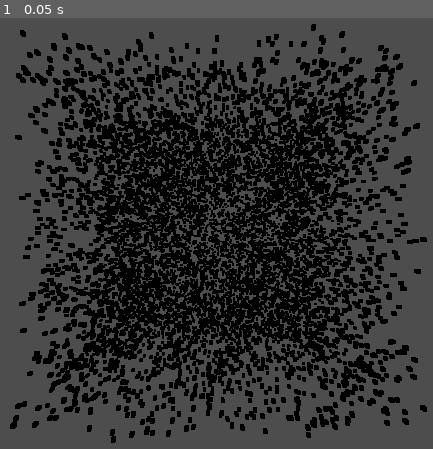
Above: before the commit, frame 1.
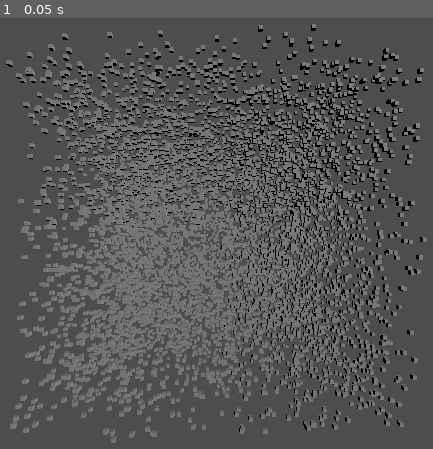
Above: after the commit, the same moment.

Repository: roachseniti446/multi-mesh
Game: Godot game, scene res://multi_main.tscn
Same seed, same stepped clock (60 frames per second), same inputs: the game is played once before the commit and once after it.
Inputs:
- Up to frame 1 (0.05 s): no input

The runs differ from the first frame. In frame 1, 42% of the frame differs, in the area x 1-99%, y 1-99%.

Commit message:
preparing for shader. added lighting and export vars

Diff:
--- a/mm_test.gd
+++ b/mm_test.gd
@@ -2,6 +2,8 @@
 
 @export var swarm_count: int = 10000
 @export var spawn_radius: float = 50.0
+@export var enable_colors: bool = false
+@export var enable_compute: bool = false
 
 var mmi: MultiMeshInstance3D
 var cam: Camera3D
@@ -13,32 +15,33 @@
 	_setup_camera()
 	_setup_static_swarm()
 
+	if enable_compute:
+		# BEST PRACTICE: Defer the compute initialization to ensure
+		# the RenderingServer has allocated the MultiMesh buffer in VRAM.
+		call_deferred("_init_compute")
+
 func _setup_camera() -> void:
 	cam = Camera3D.new()
 	cam.name = "SwarmCamera"
 
-	# 1. Add the camera to the SceneTree first!
-	# This gives Godot the spatial context needed to calculate transforms.
 	add_child(cam)
 
-	# 2. Now we can safely position it...
 	cam.position = Vector3(0, 0, 120)
-
-	# 3. ...and orient it.
 	cam.look_at(Vector3.ZERO)
-
-	# 4. Make it the active camera
 	cam.make_current()
 
 func _setup_static_swarm() -> void:
 	mmi = MultiMeshInstance3D.new()
+
+	mmi.name = "SwarmMultiMesh"
+
 	var swarm_multimesh = MultiMesh.new()
 
 	# ==========================================
 	# 1. BUFFER FORMAT SETUP
 	# ==========================================
 	swarm_multimesh.transform_format = MultiMesh.TRANSFORM_3D
-	swarm_multimesh.use_colors = true
+	swarm_multimesh.use_colors = enable_colors
 	swarm_multimesh.use_custom_data = false
 
 	# ==========================================
@@ -47,9 +50,10 @@
 	var box_mesh = BoxMesh.new()
 	box_mesh.size = Vector3(1, 1, 1)
 
-	var mat = StandardMaterial3D.new()
-	mat.vertex_color_use_as_albedo = true
-	box_mesh.material = mat
+	if enable_colors:
+		var mat = StandardMaterial3D.new()
+		mat.vertex_color_use_as_albedo = true
+		box_mesh.material = mat
 
 	swarm_multimesh.mesh = box_mesh
 
@@ -59,7 +63,6 @@
 	swarm_multimesh.instance_count = swarm_count
 	mmi.multimesh = swarm_multimesh
 
-	# Populate the instances with random positions and colors
 	for i in swarm_count:
 		var random_pos = Vector3(
 			randf_range(-spawn_radius, spawn_radius),
@@ -70,11 +73,16 @@
 		var t = Transform3D(Basis(), random_pos)
 		swarm_multimesh.set_instance_transform(i, t)
 
-		var random_color = Color(randf(), randf(), randf(), 1.0)
-		swarm_multimesh.set_instance_color(i, random_color)
+		if enable_colors:
+			var random_color = Color(randf(), randf(), randf(), 1.0)
+			swarm_multimesh.set_instance_color(i, random_color)
 
 	# ==========================================
 	# 4. SCENE INTEGRATION
 	# ==========================================
 	mmi.custom_aabb = AABB(Vector3(-10000, -10000, -10000), Vector3(20000, 20000, 20000))
 	add_child(mmi)
+
+func _init_compute() -> void:
+	print("Compute shader logic will initialize here safely!")
+	# The MultiMesh RID is now safe to pull from the RenderingServer
--- a/multi_main.tscn
+++ b/multi_main.tscn
@@ -4,3 +4,6 @@
 
 [node name="MultiMain" type="Node3D"]
 script = ExtResource("1_88l5r")
+
+[node name="DirectionalLight3D" type="DirectionalLight3D" parent="."]
+transform = Transform3D(0.5123494, -0.49689823, 0.70042145, 0.29336593, 0.8678088, 0.40105397, -0.8071149, 0, 0.5903944, 0, 0, 0)
